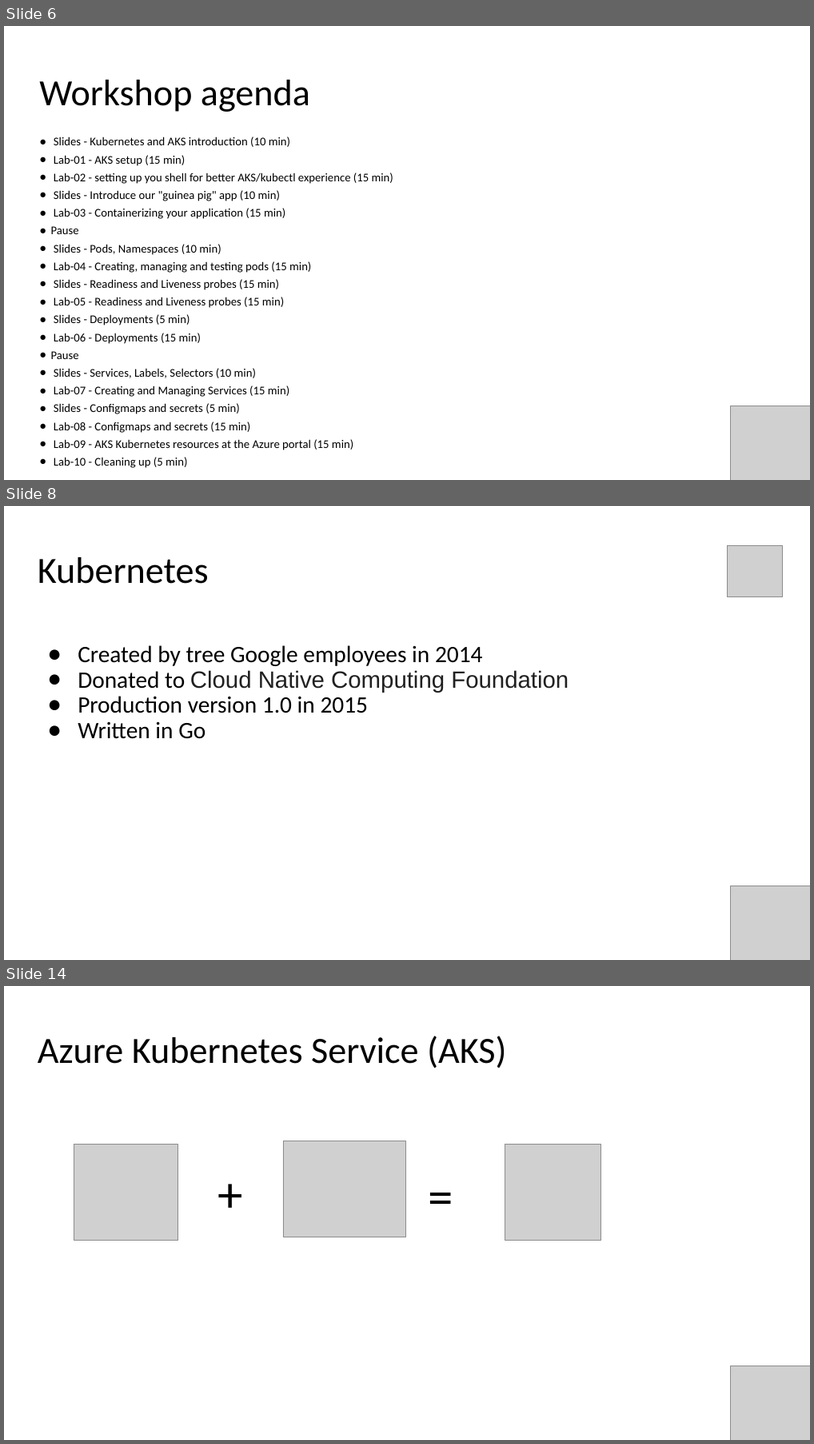
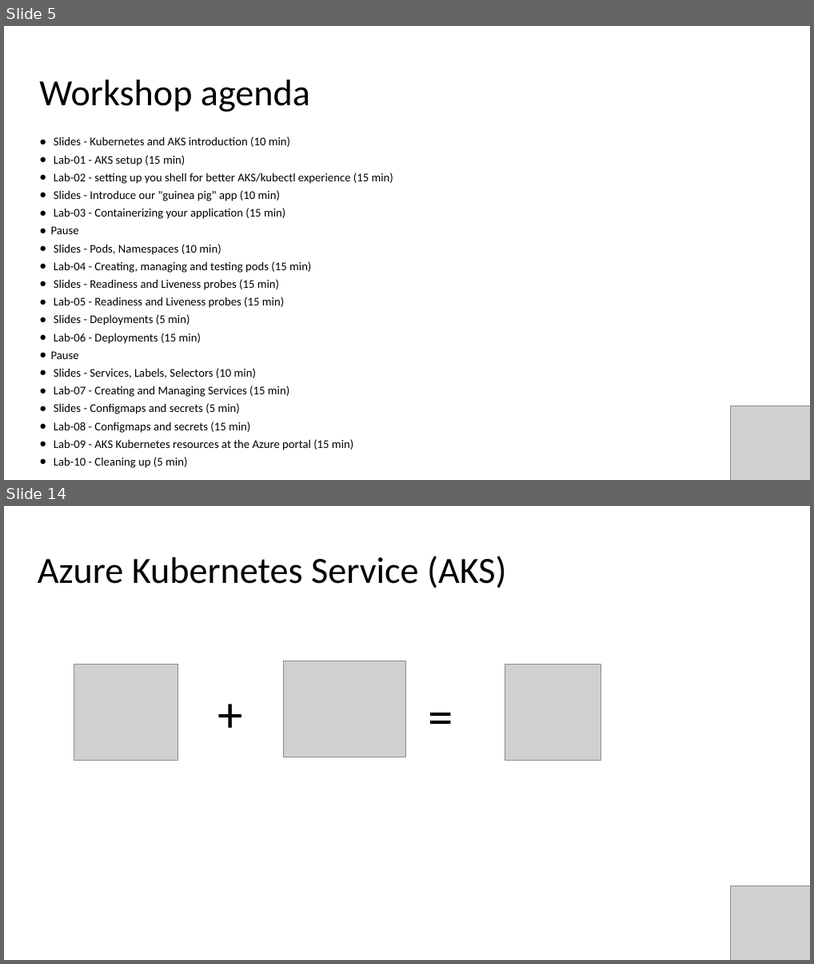
Before and after one commit to evgenyb/aks-workshops, a slide deck: 01-aks-and-k8s-101/slides/Introduction to AKS.pptx. Shown one above the other, each under a label of ours: slides 6, 8 and 14 before the commit, slides 5 and 14 after it; the slides between them are not shown. The pictures are 814x1444 and 814x964 pixels, drawn with LibreOffice and Linux fonts; fonts in the diff are those of the drawing; grey boxes stand for pictures. Boxes give left, top, right and bottom in pixels: in the first picture for what was removed or moved away, otherwise in the second. Text is boxed around its words. In the diff, an @@ line names an element or a change of style, - is before the commit and + after.

```diff
--- a/01-aks-and-k8s-101/slides/Introduction to AKS.pptx
+++ b/01-aks-and-k8s-101/slides/Introduction to AKS.pptx
@@ slide 8 removed at (x1=4, y1=506, x2=810, y2=960), background #FFFFFF @@
@@ picture removed at (x1=727, y1=545, x2=783, y2=596) @@
@@ title removed at (x1=38, y1=557, x2=209, y2=584) @@
-Kubernetes
@@ text removed at (x1=78, y1=645, x2=569, y2=739) @@
-● Created by tree Google employees in 2014
-● Donated to Cloud Native Computing Foundation
-● Production version 1.0 in 2015
-● Written in Go
@@ picture removed at (x1=731, y1=885, x2=810, y2=960) @@
@@ what was slide 6 is now slide 5 @@
```
Also in this commit, not shown: 2 slides changed, 8 slides added, 7 other slides removed, 1 other file.
